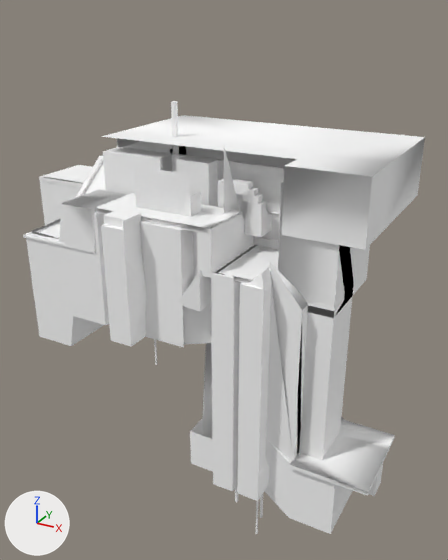
The FBX model Assets/Maps/Shipremesh.fbx as it was, and as the next commit left it.
Camera for both pictures: a 50 mm camera at (466.0, -1836.0, 1504.0) aimed at (-626.0, 148.0, 512.0). The axes (+X, +Y, +Z) are drawn at lower left. The lights are the same throughout. Where no turn or scale is listed for an object, it has been applied to the vertices. Vertices at the same position are counted once.
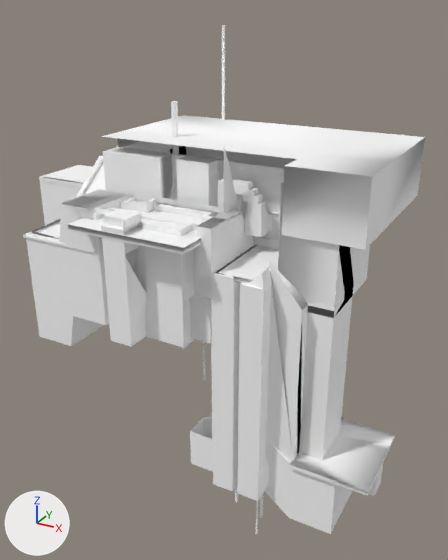
Edits to the scene script, one JSON object a line:
```json
{"block": "me_scene", "where": "# used by ob_cube; location = (0.0, 0.0, 0.0)"}
{"op": "remove", "block": "me_scene", "code": "me_scene.from_pydata(...)  # 1738 vertices, 2916 faces; spans x -1583.0..126.0, y -413.0..619.0, z -203.0..1208.0"}
{"op": "add", "block": "me_scene", "code": "me_scene.from_pydata(...)  # 1894 vertices, 3018 faces; spans x -1583.0..126.0, y -415.0..619.0, z -203.0..1441.0"}
{"block": "me_scene", "change": "me_scene part 1: a new loose piece, a box spanning x -888.0..-449.0, y -415.0..-119.0, z 846.0..867.0, in mat_probuilderdefault (white #ffffff)"}
{"block": "me_scene", "change": "me_scene part 2: 53 vertices moved from x -762.0..-395.0, y -249.0..263.0, z 478.0..1036.0 to x -762.0..-350.0, y -249.0..263.0, z 478.0..1036.0; 61 vertices removed from x -814.0..-447.0, y -336.0..263.0, z 84.0..1065.0; 141 vertices added at x -880.0..-445.0, y -335.0..414.0, z 84.0..1441.0"}
```

Pixel boxes (x1, y1, x2, y2) of what changed, in the pictures (448 x 560 px; the box of a moved part takes in the faces that stretch with it):
```json
{"object": "Cube", "change": "reshaped", "before": [23, 101, 425, 534], "after": [23, 25, 425, 534], "on screen": "18% taller"}
{"part": 1, "of": "me_scene", "change": "added", "after": [68, 205, 213, 254]}
{"part": 2, "of": "me_scene", "change": "moved or reshaped", "before": [102, 155, 297, 447], "after": [102, 25, 297, 447]}
```
